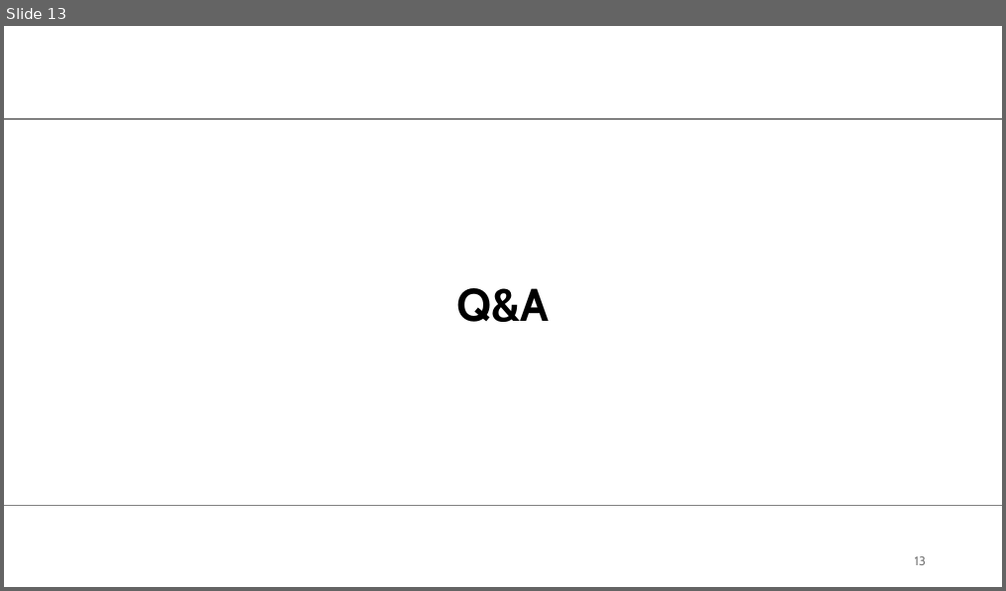
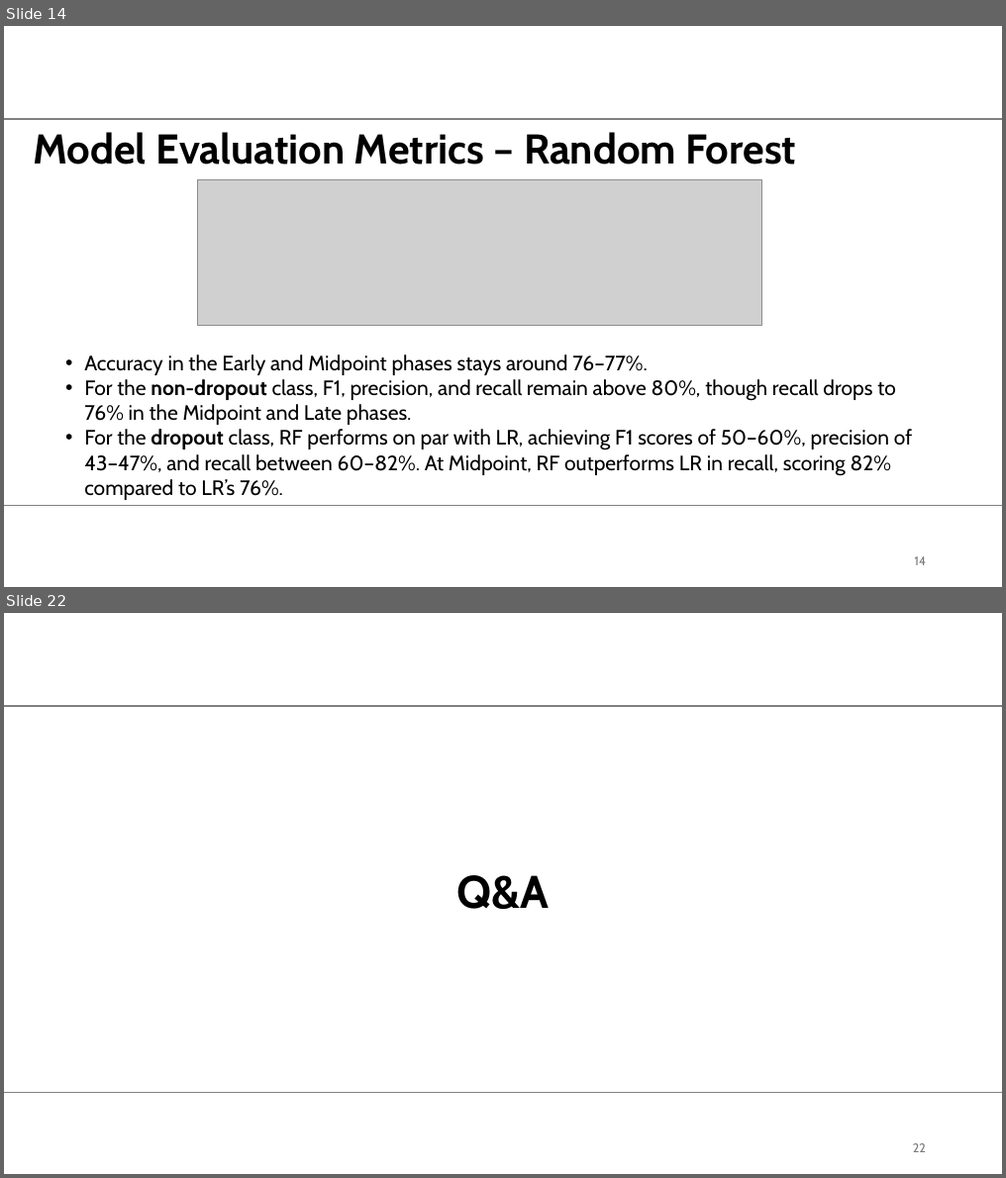
Before and after one commit to MScProjs/MScProject2025-Ali-Suhail, a slide deck: documents/presentation drafts/2605549_presentation.pptx. Shown one above the other, each under a label of ours: slide 13 before the commit, slides 14 and 22 after it; the slides between them are not shown. The pictures are 1006x591 and 1006x1178 pixels, drawn with LibreOffice and Linux fonts; fonts in the diff are those of the drawing; grey boxes stand for pictures; background and template pictures are left out. Boxes give left, top, right and bottom in pixels: in the first picture for what was removed or moved away, otherwise in the second. Text is boxed around its words. In the diff, an @@ line names an element or a change of style, - is before the commit and + after.

```diff
--- a/documents/presentation drafts/2605549_presentation.pptx
+++ b/documents/presentation drafts/2605549_presentation.pptx
@@ slide 14 added at [4, 26, 1002, 587], background #FFFFFF; not listed: 2 template elements that a slide beside it also shows @@
@@ title added at [33, 132, 796, 165], 40 pt, text #000000, bold @@
+Model Evaluation Metrics – Random Forest
@@ picture added at [197, 180, 761, 326] @@
@@ text added at [84, 355, 912, 500], 20 pt, text #000000 @@
+• Accuracy in the Early and Midpoint phases stays around 76–77%.
+• For the non-dropout class, F1, precision, and recall remain above 80%, though recall drops to 76% in the Midpoint and Late phases.
+• For the dropout class, RF performs on par with LR, achieving F1 scores of 50–60%, precision of 43–47%, and recall between 60–82%. At Midpoint, RF outperforms LR in recall, scoring 82% compared to LR’s 76%.
@@ page number added at [915, 557, 926, 566], 12 pt, text #797979 @@
+14
@@ what was slide 13 is now slide 22 @@
@@ page number at [913, 1144, 926, 1153]: text changed @@
-13
+22
```
Also in this commit, not shown: 7 slides changed, 12 other slides added, 4 slides removed, 1 other file.
